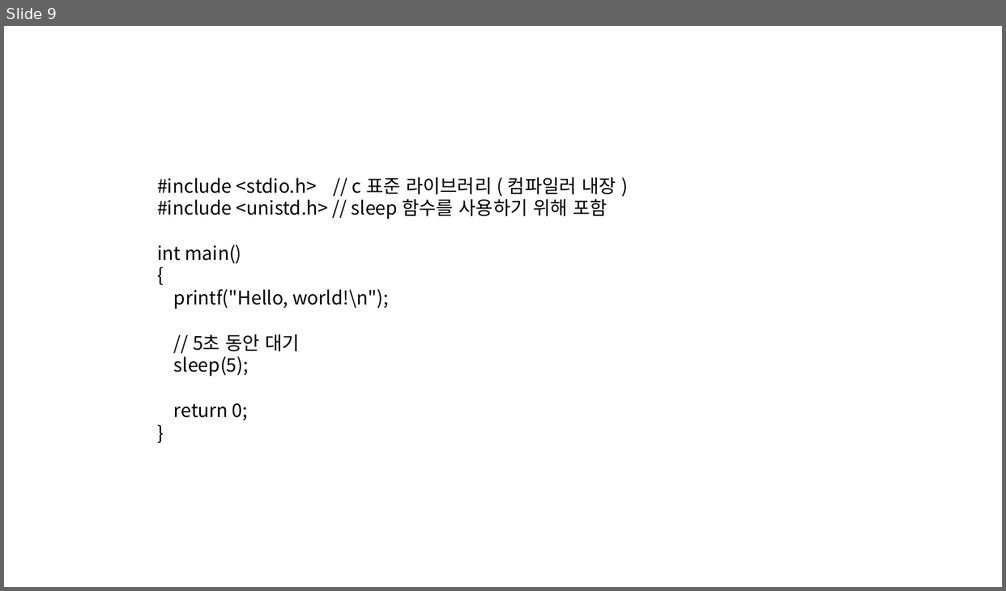
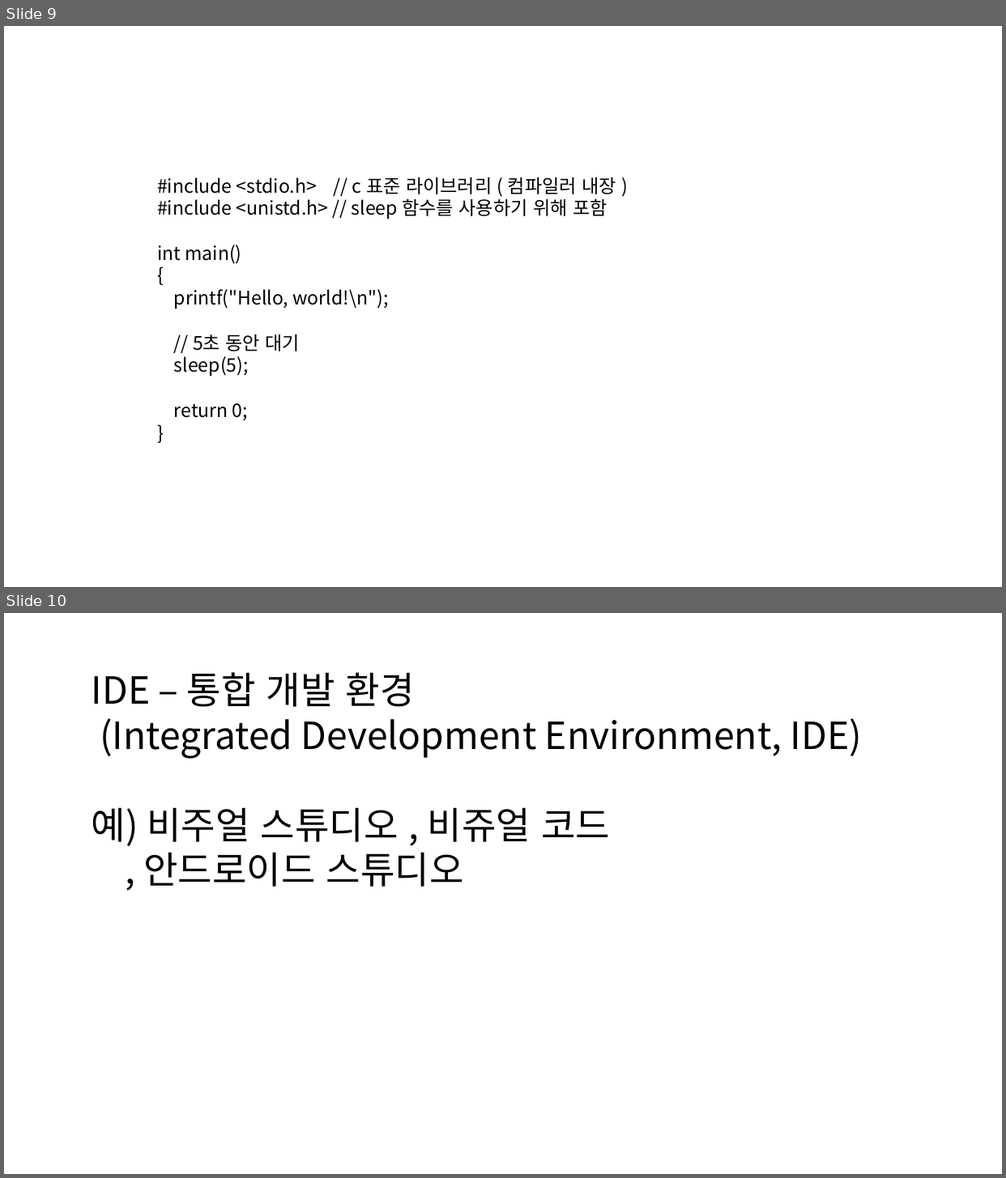
Before and after one commit to Pacman18/SantaClass, a slide deck: Week_1.pptx. Shown one above the other, each under a label of ours: slide 9 before the commit, slides 9 and 10 after it. The pictures are 1006x591 and 1006x1178 pixels, drawn with LibreOffice and Linux fonts; fonts in the diff are those of the drawing. Boxes give left, top, right and bottom in pixels: in the first picture for what was removed or moved away, otherwise in the second. Text is boxed around its words. In the diff, an @@ line names an element or a change of style, - is before the commit and + after.

```diff
--- a/Week_1.pptx
+++ b/Week_1.pptx
@@ slide 10 added at [4, 613, 1002, 1174], background #FFFFFF @@
@@ text added at [91, 672, 862, 887], 36 pt, text #000000 @@
+IDE – 통합 개발 환경
+(Integrated Development Environment, IDE)
+예) 비주얼 스튜디오 , 비쥬얼 코드
+, 안드로이드 스튜디오
```
Also in this commit, not shown: 1 other slide added, 2 slides removed.
